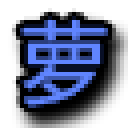
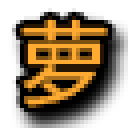
Before/after of a 128px x 128px layered artwork. What changed in the layer stack:
painted on "萝" over [20,16,108,108]
